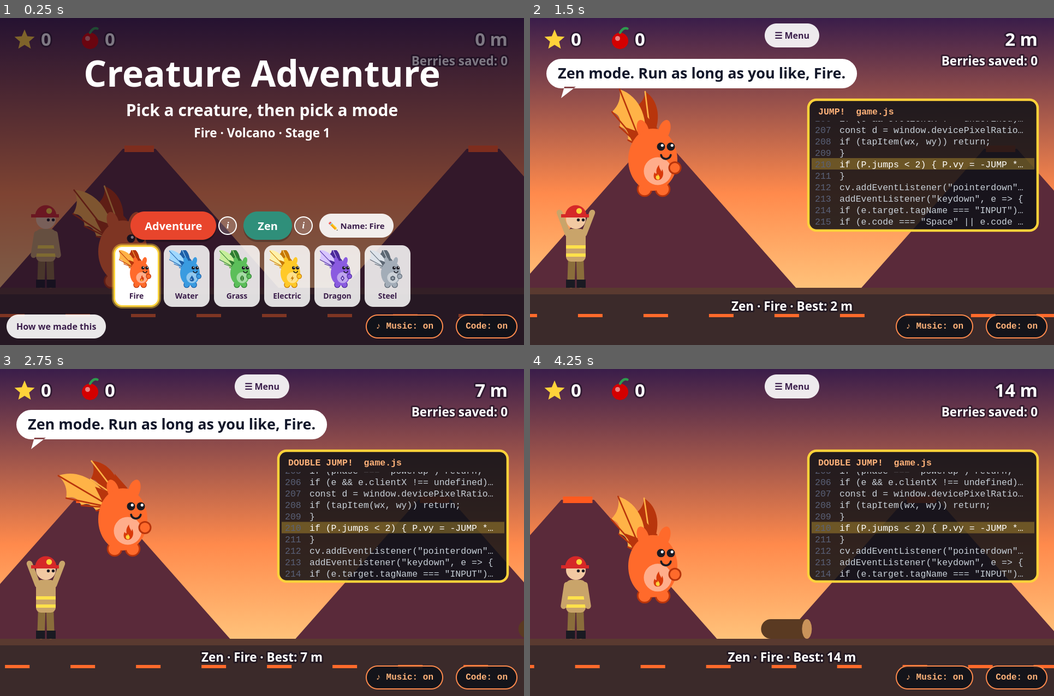
Above: before the commit, frames 1-4 (two rows, left to right).
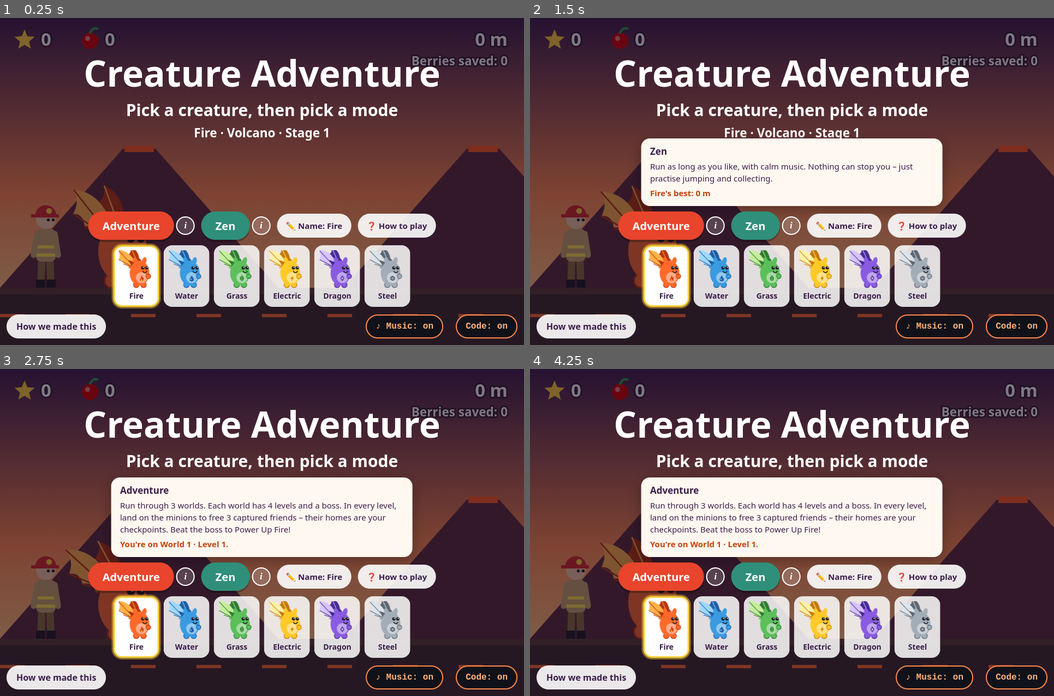
Above: after the commit, the same moments.

Repository: daynwj/creature-adventure-game
Game: browser game, page index.html
The game is run twice, just before and just after one commit, with the same random seed, the same clock (stepped at 60 frames per second) and the same inputs.
Inputs (mouse positions are in pixels of both pictures, inside the frame that each line leads up to):
- Up to frame 1 (0.25 s): no input
- Up to frame 2 (1.5 s): click (792, 181) at 0.27 s; hold Right from 1.03 s (still down); click (792, 214) at 1.07 s; tap Space at 1.1 s
- Up to frame 3 (2.75 s): release Right at 1.53 s; hold Down 1.58-1.85 s; tap Space at 1.6, 2.1, 2.6 s; click (157, 499) at 1.67 s; hold Left 1.9-2.47 s; click (183, 578) at 2.02 s, where only the run after the commit has a clickable "i"; click (366, 483) at 2.27 s; hold Up from 2.52 s (still down)
- Up to frame 4 (4.25 s): release Up at 2.82 s; click (870, 597) at 2.87 s; hold Right 2.87-3.53 s; tap Space at 3.1, 3.6, 4.1 s; click (661, 614) at 3.47 s; hold Up 3.58-3.82 s; hold Left from 3.87 s (still down); click (792, 467) at 4.07 s

The runs differ from the first frame. In frame 1, 4.8% of the frame differs, in the area x 16-84%, y 59-89%; in frame 2, 86%, in the area x 0-100%, y 0-98%; in frame 3, 85%; in frame 4, 85%.

Commit message:
Adding a how-to-play section

Diff:
--- a/game.js
+++ b/game.js
@@ -153,6 +153,13 @@
   adventure: () => { const pr = progressOf(cur());
     return "<b>Adventure</b>Run through 3 worlds. Each world has 4 levels and a boss. In every level, land on the minions to free 3 captured friends – their homes are your checkpoints. Beat the boss to Power Up " + nameOf(cur()) + "!" +
       "<em>" + (pr.done ? "Adventure complete! Play it again any time." : "You're on World " + pr.world + " · " + (pr.level === 5 ? "the Boss" : "Level " + pr.level) + ".") + "</em>"; },
+  how: () => "<b>How to play</b>" +
+    "<ul><li><strong>Jump:</strong> tap the screen" + (KEYBOARD ? ", or press Space or ↑" : "") + ". Tap again in the air to double jump.</li>" +
+    "<li><strong>Rescue friends:</strong> land on the grumpy minions to pop the bubbles. Each friend's home is a checkpoint. Miss one, and you go back to the last home.</li>" +
+    "<li><strong>Bumps</strong> just slow you down for a moment.</li>" +
+    "<li><strong>Bosses:</strong> jump the low attacks, run under the high ones. Grab glowing orbs – when your energy is full, your creature attacks on its own.</li>" +
+    "<li><strong>Items:</strong> in a boss battle, tap a potion or the cape on the ground bar" + (KEYBOARD ? " (or press 1, 2, 3)" : "") + ". Each works once per battle.</li>" +
+    "<li><strong>Your progress saves</strong> on this device, so you can stop any time.</li></ul>",
   zen: () => "<b>Zen</b>Run as long as you like, with calm music. Nothing can stop you – just practise jumping and collecting." +
     "<em>" + nameOf(cur()) + "'s best: " + (Number(load("zenBest." + cur().type, 0)) || 0) + " m</em>",
 };
@@ -162,6 +169,9 @@
   if (infoPinned && infoOpen === b.dataset.mode) { infoPinned = false; showInfo(""); }   // tap again: hide
   else { infoPinned = true; showInfo(b.dataset.mode); }                                 // tap: show
 }));
+$("howBtn").addEventListener("click", () => {                    // same card as the "i" buttons, with the controls
+  if (infoPinned && infoOpen === "how") { infoPinned = false; showInfo(""); } else { infoPinned = true; showInfo("how"); }
+});
 document.querySelectorAll(".mode").forEach(m => {                    // on a computer, hovering shows it too
   m.addEventListener("mouseenter", () => { if (!infoPinned) showInfo(m.dataset.mode); });
   m.addEventListener("mouseleave", () => { if (!infoPinned) showInfo(""); });
--- a/index.html
+++ b/index.html
@@ -32,6 +32,7 @@
       <button class="info" data-mode="zen" aria-label="What happens in Zen mode?">i</button>
     </div>
     <button id="nameBtn" class="nameBtn">✏️ Name</button>
+    <button id="howBtn" class="nameBtn" aria-controls="modeInfo">❓ How to play</button>
   </div>
   <div id="picker" role="group" aria-label="Choose your creature"></div>
 </div>
--- a/story.html
+++ b/story.html
@@ -96,8 +96,8 @@
 
 <h2>How you play</h2>
 <figure>
-  <img src="story/menu.jpg" alt="The start screen: pick a creature from six buttons, give it a name, and choose Adventure or Zen. An open card explains Adventure mode and says which world and level you're on.">
-  <figcaption>Pick a creature, give it a name (or keep the type), and pick a mode. Tap the little "i" to find out what each mode is.</figcaption>
+  <img src="story/menu.jpg" alt="The start screen: pick a creature from six buttons, give it a name, and choose Adventure or Zen. An open How to play card lists the controls: jump, rescue friends, bumps, bosses, items, and saving.">
+  <figcaption>Pick a creature, give it a name (or keep the type), and pick a mode. Tap the little "i" to find out what each mode is, or "How to play" for the controls and the rules.</figcaption>
 </figure>
 <table>
   <tr><th>Mode</th><th>What it is</th></tr>
--- a/style.css
+++ b/style.css
@@ -30,9 +30,11 @@
 .info { width: 34px; height: 34px; border-radius: 50%; border: 2px solid #fff; background: rgba(255,255,255,.18); color: #fff;
         font: italic 800 17px Georgia, serif; }
 .nameBtn { height: 44px; padding: 0 16px; border-radius: 22px; border: 0; background: rgba(255,255,255,.9); color: #3a1d4a; font: 700 15px system-ui, sans-serif; }
-#modeInfo { max-width: min(520px, 92vw); padding: 12px 16px; border-radius: 16px; background: #fff8f0; color: #3a1d4a;
+#modeInfo { max-width: min(520px, 92vw); max-height: calc(100dvh - 250px); overflow-y: auto; padding: 12px 16px; border-radius: 16px; background: #fff8f0; color: #3a1d4a;
             font: 500 15px/1.45 system-ui, sans-serif; box-shadow: 0 6px 24px rgba(0,0,0,.3); }
 #modeInfo b { display: block; font-size: 17px; margin-bottom: 4px; }
+#modeInfo ul { margin: 4px 0 0; padding-left: 18px; }
+#modeInfo li { margin: 3px 0; }
 #modeInfo em { display: block; margin-top: 6px; font-style: normal; font-weight: 700; color: #c4410a; }
 #picker { display: flex; flex-wrap: wrap; justify-content: center; gap: 8px; }
 .pick { width: 84px; padding: 6px 4px 8px; border-radius: 16px; border: 3px solid transparent; background: rgba(255,255,255,.85);
@@ -60,6 +62,7 @@
   .pick { width: 66px; padding: 3px 2px 5px; font-size: 12px; }
   .pick canvas { width: 46px; height: 52px; }
   .modeBtn { height: 42px; font-size: 17px; padding: 0 18px; }
+  #modeInfo { max-height: calc(100dvh - 235px); font-size: 13px; padding: 8px 12px; }
   #codeBtn, #musicBtn { min-height: 34px; padding: 0 10px; font-size: 12px; bottom: max(6px, env(safe-area-inset-bottom)); }
   #musicBtn { right: calc(max(12px, env(safe-area-inset-right)) + 96px); }
   #storyLink, #menuBtn { height: 34px; font-size: 13px; padding: 0 12px; }
